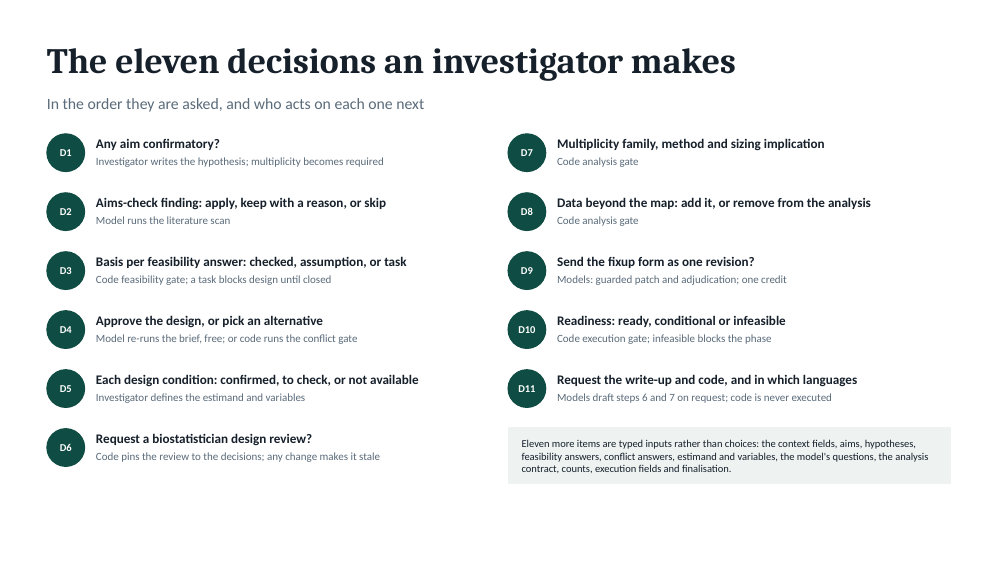
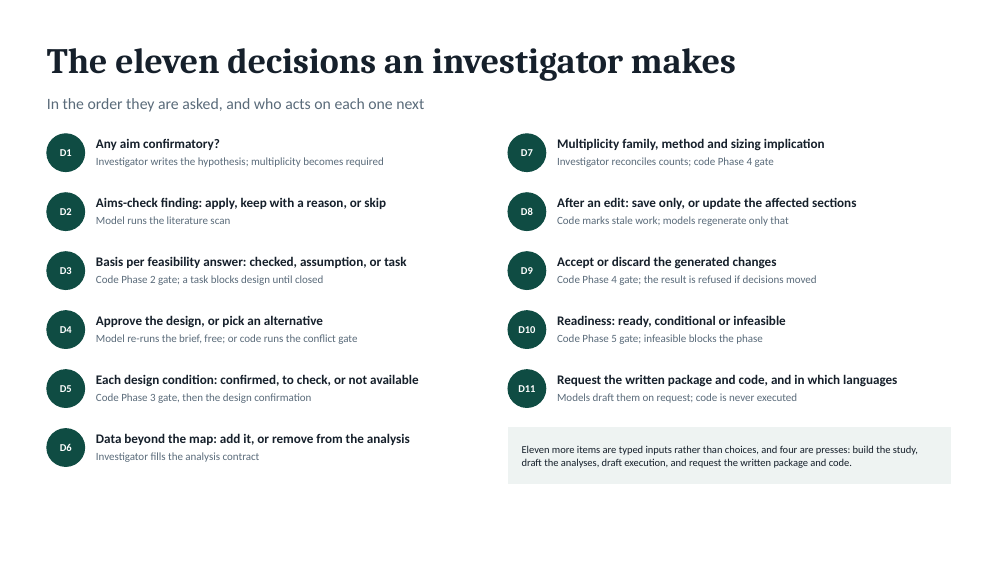
Before and after one commit to juleonr/Juleonrabbani-website, a slide deck: slide 9 of docs/Mallard Study Design Process - leaders deck.pptx. Drawn at 1008x567 pixels with LibreOffice and Linux fonts; fonts in the diff are those of the drawing. Boxes give left, top, right and bottom in pixels: in the first picture for what was removed or moved away, otherwise in the second. Text is boxed around its words. In the diff, an @@ line names an element or a change of style, - is before the commit and + after.

```diff
--- a/docs/Mallard Study Design Process - leaders deck.pptx
+++ b/docs/Mallard Study Design Process - leaders deck.pptx
@@ text at (557,157,774,167): text changed @@
-Code analysis gate
+Investigator reconciles counts; code Phase 4 gate
@@ text at (557,197,856,209): text changed @@
-Data beyond the map: add it, or remove from the analysis
+After an edit: save only, or update the affected sections
@@ text at (557,216,788,226): text changed @@
-Code analysis gate
+Code marks stale work; models regenerate only that
@@ text at (557,256,777,269): text changed @@
-Send the fixup form as one revision?
+Accept or discard the generated changes
@@ text at (96,275,323,285): text changed @@
-Code feasibility gate; a task blocks design until closed
+Code Phase 2 gate; a task blocks design until closed
@@ text at (557,275,817,285): text changed @@
-Models: guarded patch and adjudication; one credit
+Code Phase 4 gate; the result is refused if decisions moved
@@ text at (557,334,763,344): text changed @@
-Code execution gate; infeasible blocks the phase
+Code Phase 5 gate; infeasible blocks the phase
@@ text at (557,374,897,387): text changed @@
-Request the write-up and code, and in which languages
+Request the written package and code, and in which languages
@@ text at (96,393,311,403): text changed @@
-Investigator defines the estimand and variables
+Code Phase 3 gate, then the design confirmation
@@ text at (557,393,797,403): text changed @@
-Models draft steps 6 and 7 on request; code is never executed
+Models draft them on request; code is never executed
@@ text at (96,433,410,445): text changed @@
-Request a biostatistician design review?
+Data beyond the map: add it, or remove from the analysis
@@ text at (522,445,918,468): text changed @@
-Eleven more items are typed inputs rather than choices: the context fields, aims, hypotheses, feasibility answers, conflict answers, estimand and variables, the model's questions, the analysis contract, counts, execution fields and finalisation.
+Eleven more items are typed inputs rather than choices, and four are presses: build the study, draft the analyses, draft execution, and request the written package and code.
@@ text at (96,452,260,462): text changed @@
-Code pins the review to the decisions; any change makes it stale
+Investigator fills the analysis contract
```
Also in this commit, not shown: 4 other slides changed, 1 slide added, 1 slide removed, 15 other files.
